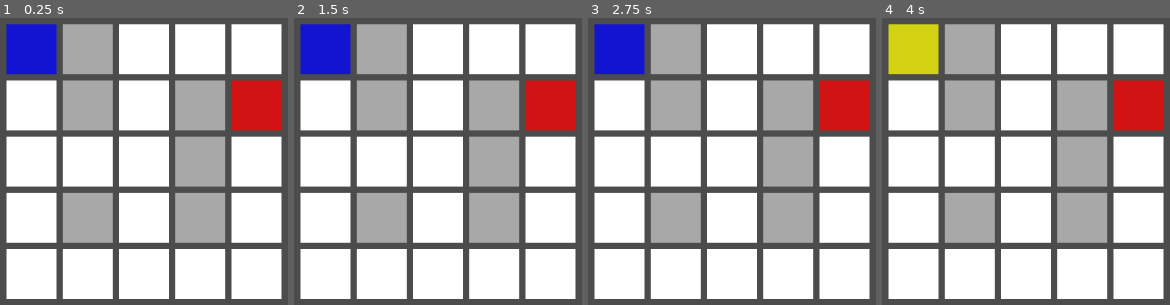
Above: before the commit, frames 1-4 (left to right).
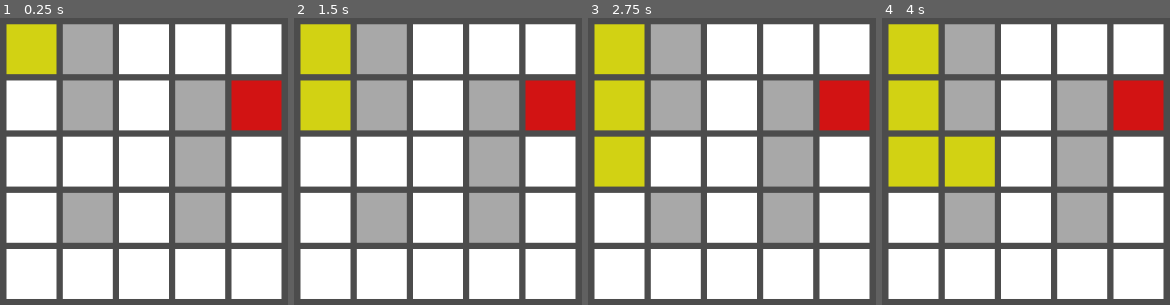
Above: after the commit, the same moments.

Repository: cmailhot4/parcours_profondeur
Game: Godot game, scene res://scenes/main.tscn
The game is run twice, just before and just after one commit, with the same random seed, the same clock (stepped at 60 frames per second) and the same inputs.
Inputs:
- Up to frame 1 (0.25 s): no input
- Up to frame 2 (1.5 s): tap Enter at 0.5 s
- Up to frame 3 (2.75 s): tap Space at 2 s
- Up to frame 4 (4 s): tap Enter at 2.75 s; tap Space at 3.5 s

The runs differ from the first frame. In frame 1, 3.1% of the frame differs, in the area x 2-20%, y 2-20%; in frame 2, 6.3%; in frame 3, 9.4%, in the area x 2-20%, y 2-59%; in frame 4, 9.4%.

Commit message:
Ajustement des commentaires

Diff:
--- a/scripts/case.gd
+++ b/scripts/case.gd
@@ -47,8 +47,6 @@
 func _set_couleur(c):
 	case.color = c
 
-# Met la case jaune et la marque comme visitée
+# Marque la case comme visitée
 func _set_visite():
-	#couleur = Color( 1, 1, 0, 0.75 ) #jaune
-	#_set_couleur(couleur)
 	visite = true
--- a/scripts/main.gd
+++ b/scripts/main.gd
@@ -7,7 +7,7 @@
 var nb_colonnes #nombre de colonnes dans le labyrinthe
 var i_depart #index de la case départ
 var i_arrivee #index de la case d'arrivée
-var ordre_parcours #tableau contenant les indexs parcourru en ordre
+var ordre_parcours #tableau contenant les cases parcourrues en ordre
 
 # Called when the node enters the scene tree for the first time.
 func _ready():
@@ -24,12 +24,6 @@
 
 	# Initialise les voisins
 	_set_voisins()
-
-	#
-	print("Départ du parcours dans 3 secondes")
-	yield(get_tree().create_timer(3.0), "timeout")
-
-
 
 	# Parcours le labyrinthe en profondeur jusqu'à temps que toutes les cases aient été visitées
 	_parcours_profondeur()
@@ -146,14 +140,13 @@
 	else:
 		return false
 
-# Fonction qui parcours le labyrinthe en profondeur
+# Fonction qui parcours le labyrinthe en profondeur et qui affiche la solution
 func _parcours_profondeur():
 	var parent = cases[i_depart]
 
 	_visiter(parent)
 	_afficher_solution()
 
-	#yield(get_tree().create_timer(1.0), "timeout")
 	print("Terminé")
 
 # Fonction récursive qui visite et marque les cases
@@ -169,8 +162,11 @@
 			print('Parcourir: ', case.voisins_accessibles[i])
 			_visiter(voisin)
 
+# Fonction qui affiche (change la couleur) les cases parcourrues en ordre
 func _afficher_solution():
-	var couleur_parcour = Color(1, 1, 0, 0.75)
+	var couleur_parcour = Color(1, 1, 0, 0.75) #jaune
 	for i in range(ordre_parcours.size()):
+		# change la couleur de la case
 		ordre_parcours[i]._set_couleur(couleur_parcour)
+		# fait une pause de 1 seconde
 		yield(get_tree().create_timer(1.0), "timeout")
